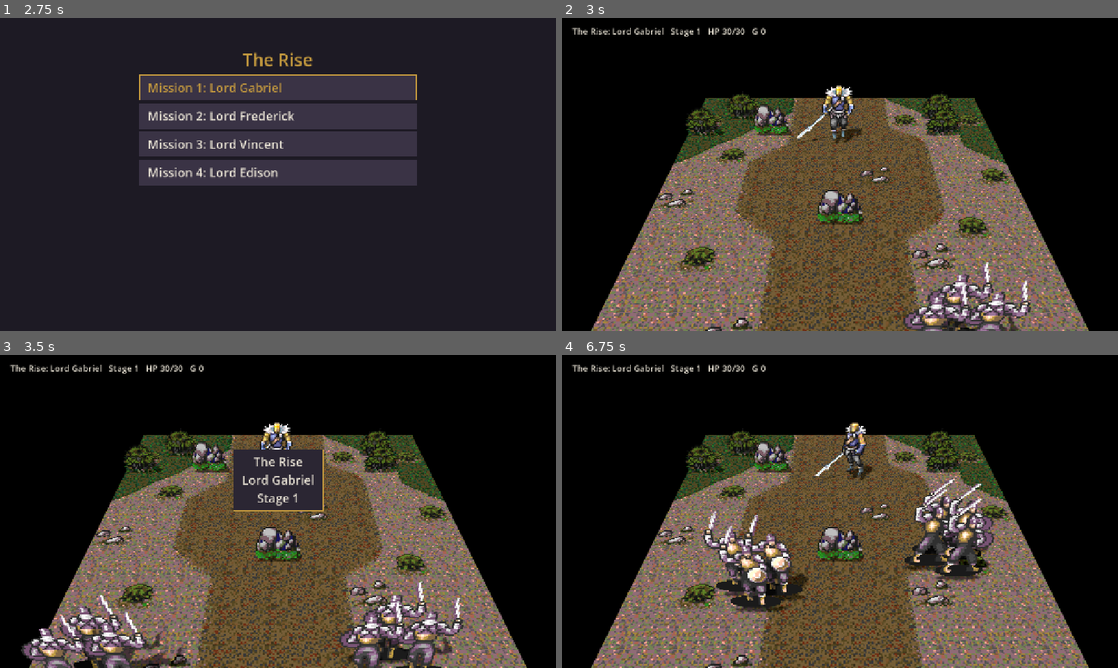
Above: before the commit, frames 1-4 (two rows, left to right).
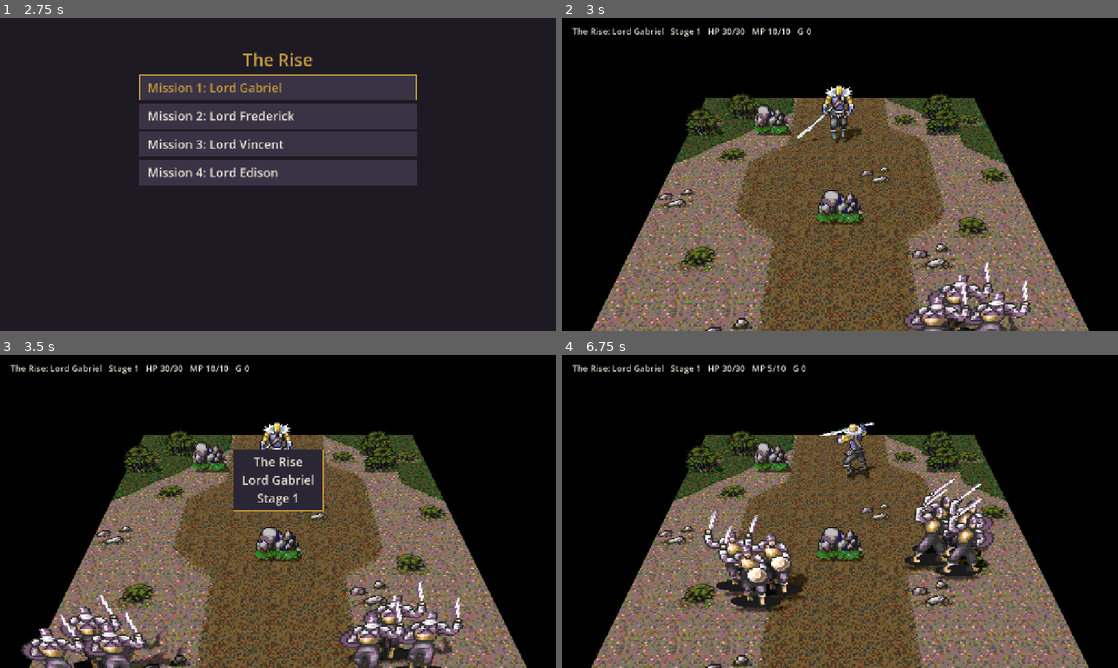
Above: after the commit, the same moments.

Repository: sapega89/Path-Of-A-Warrior
Game: Godot game, scene res://scenes/main.tscn
The game is run twice, just before and just after one commit, with the same random seed, the same clock (stepped at 60 frames per second) and the same inputs.
Inputs (mouse positions are in pixels of both pictures, inside the frame that each line leads up to):
- Up to frame 1 (2.75 s): tap Enter at 0.5 s; move the mouse to (400, 158) at 0.52 s; hold D (move_right) 0.53-1.25 s; tap J (attack) at 0.6 s; click (400, 158) at 0.67 s; tap Space at 0.77 s; tap 5 (potion_1, bound only after the commit) at 0.8 s; click "Chapter 1 The Rise" at 1.25 s; click "The Rise" at 2 s
- Up to frame 2 (3 s): click "Mission 1: Lord Gabriel" at 2.75 s
- Up to frame 3 (3.5 s): no input
- Up to frame 4 (6.75 s): tap Space at 3.5, 6.02 s; drag from (728, 527) to (812, 574) at 3.52 s; move the mouse to (895, 442) at 4.27 s; hold D (move_right) 4.28-5 s; tap 6 (potion_2, bound only after the commit) at 4.35 s; tap K at 4.55 s; drag from (812, 574) to (673, 464) at 5.02 s; move the mouse to (1006, 558) at 5.77 s; hold A (move_left) 5.78-6.5 s; tap L at 5.85 s; tap J (attack) at 6.05 s; tap 1 (skill_1) at 6.4 s; drag from (673, 464) to (756, 433) at 6.52 s

Frame 1 is identical in both runs. In frame 2, 0.1% of the frame differs, in the area x 34-45%, y 3-6%; in frame 3, 0.1%; in frame 4, 0.8%, in the area x 34-58%, y 3-40%.

Commit message:
Godot: hero skills (MP), potions and scrolls
Skills on keys 1-4 cost MP and strike, heal or raise attack/defence;
potion keys use the quick slots (potions restore HP/MP, scrolls blast).
The converter builds the hero's skill sheets and puts the generals'
weapon on the right side of the body.

Co-Authored-By: Claude Opus 5.5 <noreply@anthropic.com>
Claude-Session: https://claude.ai/code/session_01Pra1er1kKanejmpdQiPXsm

Diff:
--- a/godot/client/assets/original/hero.json
+++ b/godot/client/assets/original/hero.json
@@ -1 +1 @@
-{"cell": [96, 96], "origin": [48, 72], "frames": 53, "columns": 16, "dir8_to_dir4": [0, 1, 1, 1, 2, 3, 3, 3], …(140 unchanged characters)…
+{"cell": [96, 96], "origin": [48, 72], "frames": 53, "columns": 16, "skill_cell": [128, 112], "skill_origin": [64, 88], "dir8_to_dir4": [0, 1, 1, 1, 2, 3, 3, 3], …(140 unchanged characters)…
--- a/godot/client/scripts/core/input_setup.gd
+++ b/godot/client/scripts/core/input_setup.gd
@@ -15,6 +15,8 @@
 	"skill_2": [KEY_2, KEY_I],
 	"skill_3": [KEY_3, KEY_O],
 	"skill_4": [KEY_4, KEY_P],
+	"potion_1": [KEY_5, KEY_K],
+	"potion_2": [KEY_6, KEY_L],
 	"pause": [KEY_ESCAPE],
 }
 const PAD_BUTTONS := {
@@ -27,6 +29,8 @@
 	"skill_2": JOY_BUTTON_Y,
 	"skill_3": JOY_BUTTON_LEFT_SHOULDER,
 	"skill_4": JOY_BUTTON_RIGHT_SHOULDER,
+	"potion_1": JOY_BUTTON_LEFT_STICK,
+	"potion_2": JOY_BUTTON_RIGHT_STICK,
 	"pause": JOY_BUTTON_START,
 }
 ## action: [axis, direction]
--- a/godot/client/scripts/screens/mission_screen.gd
+++ b/godot/client/scripts/screens/mission_screen.gd
@@ -42,6 +42,8 @@
 var _acc := 0.0
 var _pressed := -1
 var _fire := false
+var _hotkey := -1  # a skill key pressed since the last tick
+var _potion := -1  # a potion key pressed since the last tick
 var _last_held := -1
 var _blink := 0
 
@@ -156,12 +158,20 @@
 	_last_held = held
 	if Input.is_action_just_pressed("attack"):
 		_fire = true
+	for i in 4:
+		if Input.is_action_just_pressed("skill_%d" % (i + 1)):
+			_hotkey = i
+	for i in 2:
+		if Input.is_action_just_pressed("potion_%d" % (i + 1)):
+			_potion = i
 	_acc += delta
 	while _acc >= TICK:
 		_acc -= TICK
-		sim.tick(held, _pressed, _fire)
+		sim.tick(held, _pressed, _fire, _hotkey, _potion)
 		_pressed = -1
 		_fire = false
+		_hotkey = -1
+		_potion = -1
 		_blink += 1
 	if sim.finished:
 		set_process(false)
@@ -179,10 +189,11 @@
 
 func _update_view(t: float) -> void:
 	hero.global_position = Hero.px_to_world(smooth(sim.hero.prev_pos, sim.hero.pos, t))
-	hero.set_frame(sim.hero_sprite_frame())
+	hero.set_frame(sim.hero_sprite_frame(), sim.hero.action >= 12)
 	camera.focus = sim.rooms.center(sim.cell)
-	var line := "%s: %s   %s %d   HP %d/%d   G %d" % [lord_name, mission_info.get("name", ""),
-		tr("mission.stage"), sim.rooms_visited, sim.hero.hp, sim.hero.max_hp, sim.gold]
+	var line := "%s: %s   %s %d   HP %d/%d   MP %d/%d   G %d" % [lord_name,
+		mission_info.get("name", ""), tr("mission.stage"), sim.rooms_visited, sim.hero.hp,
+		sim.hero.max_hp, sim.hero.mp, sim.hero.max_mp, sim.gold]
 	if not sim.target_info.is_empty():
 		line += "   %s Lv %d" % [sim.target_info.name, sim.target_info.level]
 	info.text = line
--- a/godot/client/scripts/sim/map_sim.gd
+++ b/godot/client/scripts/sim/map_sim.gd
@@ -11,8 +11,9 @@
 ## knocked back and die; the last one clears the room. Barrels and other objects break under
 ## the sword; soldiers and objects drop gold and items that the hero picks up. Generals come
 ## with their talk, fight with their skills, and the mission's own general ends the mission
-## ("Mission Success!"). Not yet: the hero's skills and potions, the skill effects' pictures,
-## the talk after a cleared room and the mission's rewards.
+## ("Mission Success!"). The hero's skills (on their keys, for MP) and his potions and
+## scrolls work. Not yet: the pictures of the effects, the talk after a cleared room and the
+## mission's rewards.
 
 const Rooms := preload("res://scripts/world/rooms.gd")
 const JavaRandom := preload("res://scripts/sim/java_random.gd")
@@ -38,7 +39,16 @@
 const BASE_HP := [7, 5, 7]
 const ARROW_DX := [-1, -15, -1, 5]
 const ARROW_DY := [-5, -13, -30, -13]
-const HIT_FRAME := [0, 0, 0, 1, 1, 1, 1, 1, 1]  # the frame of a sword attack (3..8) that hits
+## The frame of an attack that hits, by action (sword 3..8, skills 21..24).
+const HIT_FRAME := [0, 0, 0, 1, 1, 1, 1, 1, 1, 0, 0, 0, 0, 0, 0, 0, 0, 0, 0, 0, 0, 5, 6, 5, 5]
+## MP of skill 12..30 at level 1, and per level above.
+const SKILL_BASE_COST := [5, 6, 7, 10, 15, 7, 10, 10, 8, 9, 10, 5, 6, 7, 9, 12, 20, 20, 20]
+const SKILL_COST_PER_LEVEL := [3, 4, 5, 3, 4, 3, 3, 5, 3, 4, 5, 3, 4, 5, 5, 6, 5, 5, 5]
+## Potions 1..9 restore HP (1), MP (2) or both (3) by 30 / 60 / 100 %.
+const RESTORES := [1, 1, 1, 2, 2, 2, 3, 3, 3]
+const RESTORE_PCT := [30, 60, 100, 30, 60, 100, 30, 60, 100]
+## How many ticks an effect lasts, by effect item + 2 (-2, -1 scrolls in flight, 1..9 potions).
+const EFFECT_STEPS := [2, 10, 100, 2, 2, 2, 2, 2, 2, 2, 2, 2, 100, 100]
 ## A squad moves as if it stood this far aside (the side its men stand on), by direction.
 const SQUAD_SHIFT := {3: Vector2i(-20, 0), 1: Vector2i(-20, 20), 2: Vector2i(-20, 0),
 	0: Vector2i(0, 20), 5: Vector2i(20, 0), 7: Vector2i(20, 20), 6: Vector2i(20, 0)}
@@ -79,6 +89,8 @@
 	var combo := 0
 	var weapon_kind := 0  # 0 long sword, 1 short sword
 	var skill_step := 0  # a general's heals so far
+	var mp := 0
+	var max_mp := 0
 	var attack_buff_ticks := 0
 	var defense_buff_ticks := 0
 
@@ -153,6 +165,18 @@
 var mission_exp := 0
 var failed := false
 var finished := false  # the mission is over: the screen leaves
+## The hero's skill levels (skills 12..30), the skills on his keys, his quick slots
+## ([item, count], potions and scrolls) and which slots the two potion keys use.
+var skill_levels: Array[int] = []
+var hotkeys: Array[int] = [12, 17, 0, 0, 0]
+var quick_slots: Array = [[0, 0], [0, 0], [0, 0], [0, 0], [0, 0]]
+var quick_keys: Array[int] = [0, 1]
+## A potion or scroll in use: item (> 9 scroll in the hero's hand, < 0 its blast), step.
+var effect_item := 0
+var effect_step := 0
+var effect_slot := 0
+var effect_pos := Vector2i.ZERO
+var effect_dir := 0
 ## The last enemy hit or hitting: {name, level, hp_bar (0..60), ticks}.
 var target_info := {}
 var breakables: Array[Breakable] = []
@@ -213,6 +237,12 @@
 	hero.defense = 4
 	hero.hp = 30
 	hero.max_hp = 30
+	hero.mp = 10
+	hero.max_mp = 10
+	for i in 19:
+		skill_levels.append(0)
+	skill_levels[0] = 1  # the first skills of a new hero: 12 and 17
+	skill_levels[5] = 1
 	cell = room_of(hero.pos)
 	enter_room()
 
@@ -301,8 +331,9 @@
 
 ## One tick. held: the 8-direction of the held direction key (0, 2, 4, 6) or -1.
 ## pressed: a direction key pressed this tick (-1 none), for the original's tap-to-walk.
-## fire: the attack key was pressed (it also closes a banner).
-func tick(held: int, pressed: int = -1, fire: bool = false) -> void:
+## fire: the attack key was pressed (it also closes a banner). hotkey: a skill key (0..4)
+## pressed, -1 none; potion: a potion key (0, 1), -1 none.
+func tick(held: int, pressed: int = -1, fire: bool = false, hotkey: int = -1, potion: int = -1) -> void:
 	hero.prev_pos = hero.pos
 	for e in enemies:
 		e.prev_pos = e.pos
@@ -315,7 +346,10 @@
 	if scrolling:
 		_tick_scroll()
 		return
-	_tick_scene(held, pressed, 3 if fire else 0)
+	var skill := 3 if fire else 0
+	if hotkey >= 0 and hotkey < hotkeys.size():
+		skill = hotkeys[hotkey]
+	_tick_scene(held, pressed, skill, potion)
 	if banner == 0:
 		_end_tick()
 
@@ -342,10 +376,18 @@
 	banner_timer = BANNER_TICKS
 
 
-func _tick_scene(held: int, pressed: int, skill: int) -> void:
+func _tick_scene(held: int, pressed: int, skill: int, potion: int = -1) -> void:
 	for o in breakables:
 		if o.active and o.break_frame != 0:
 			o.break_frame -= 1
+	_tick_effect()
+	if potion >= 0:
+		_use_quick_slot(potion)
+	if effect_item > 0:
+		# a potion being drunk or a scroll being read: the world waits
+		if effect_item > 9:
+			hero.frame = effect_step
+		return
 	_spawn_next_enemy()
 	hero.frame += 1
 	dir_history[0] = pressed
@@ -369,11 +411,11 @@
 	if hero.action < 2:
 		_start_hero_action(pressed, skill)
 	_move_hero()
-	_hero_action_hits()
-	_tick_arrows()
-	_pick_up_drops()
-	_tick_enemies()
-	_sort_enemies()
+	if _hero_action_hits():
+		_tick_arrows()
+		_pick_up_drops()
+		_tick_enemies()
+		_sort_enemies()
 	_tick_broken()
 
 
@@ -415,6 +457,23 @@
 		hero.frame = 0
 		hero.facing = int(table("dir8_to_dir4")[hero.facing]) << 1
 		hero.dir = hero.facing
+	elif skill > 0 and skill_mp_cost(skill) != 0:
+		hero.facing = int(table("dir8_to_dir4")[hero.facing]) << 1
+		hero.dir = hero.facing
+		hero.action = skill
+		hero.frame = 0
+
+
+## Takes the MP of a skill (12..30) at its level; 0 = not enough MP (nothing is taken).
+func skill_mp_cost(skill: int) -> int:
+	var cost := 0
+	if skill >= 12 and skill <= 30:
+		var k := skill - 12
+		cost = SKILL_BASE_COST[k] + (skill_levels[k] - 1) * SKILL_COST_PER_LEVEL[k]
+	if cost > hero.mp:
+		return 0
+	hero.mp -= cost
+	return cost
 
 
 ## A direction pressed twice quickly: run.
@@ -441,6 +500,32 @@
 	elif action >= 3 and action <= 8:
 		step_x = int(dx8[move_dir]) / 3
 		step_y = int(dy8[move_dir]) / 3
+	elif action == 12:
+		if frame > 2 and frame < 6:
+			step_x = int(dx8[move_dir]) << 2
+			step_y = int(dy8[move_dir]) << 2
+	elif action == 13 or action == 14:
+		var lunge := action == 14
+		if action == 13 and frame > 4 and frame < 8:
+			var sx := int(dx8[move_dir]) << 2
+			var sy := int(dy8[move_dir]) << 2
+			if sx > 0:
+				sx = step_until_free(hero.pos, sx, 6)
+			elif sx < 0:
+				sx = step_until_free(hero.pos, sx, 2)
+			if sy > 0:
+				sy = step_until_free(hero.pos, sy, 0)
+			elif sy < 0:
+				sy = step_until_free(hero.pos, sy, 4)
+			hero.pos += keep_in_room(hero.pos, sx, sy)
+			lunge = true
+		if lunge and frame > 0 and frame < 9:
+			step_x = int(dx8[move_dir])
+			step_y = int(dy8[move_dir])
+	elif action == 20:
+		if (frame & 1) == 0:
+			step_x = int(dx8[move_dir])
+			step_y = int(dy8[move_dir])
 	elif action == 10:
 		if frame < 10:
 			hero.pos.x += -1 if (frame & 1) != 0 else 1
@@ -467,13 +552,158 @@
 				hero.dir = i
 
 
-## The frame of the hero's action that hits: the enemies in reach are struck.
-func _hero_action_hits() -> void:
+## The frames of the hero's action that hit, heal or buff. False: a skill's cinematic
+## stops the world this tick (arrows and enemies wait).
+func _hero_action_hits() -> bool:
+	var world_runs := true
 	var action := hero.action
-	if action >= 3 and action <= 8 and hero.frame == HIT_FRAME[action]:
-		_turn_to_nearest()
-		_hero_attack()
-		_hero_hits_breakables()
+	var frame := hero.frame
+	if (action >= 3 and action <= 8) or (action >= 21 and action <= 24):
+		if frame == HIT_FRAME[action]:
+			if action <= 8:
+				_turn_to_nearest()
+			_hero_attack(0)
+			_hero_hits_breakables()
+	elif action == 12:
+		if frame > 2 and frame < 6:
+			_hero_attack(0)
+			_hero_hits_breakables()
+	elif action == 13:
+		if frame > 4 and frame < 8:
+			_hero_attack(0)
+			_hero_hits_breakables()
+	elif action == 14:
+		if frame in [2, 4, 6, 8]:
+			_hero_attack(0)
+			_hero_hits_breakables()
+	elif action == 15 or action == 16:
+		if frame == 11:  # heals
+			if action == 15:
+				hero.hp += hero.max_hp * (4 + skill_levels[3]) / 25
+			else:
+				hero.hp += hero.max_hp * (9 + skill_levels[4]) / 20
+			_clamp_hero()
+	elif action >= 17 and action <= 19:
+		if frame == 11:  # buffs: attack (17), defence (18), both (19)
+			var lv := skill_levels[action - 12]
+			var ticks := 50 if lv < 4 else (100 if lv < 8 else 150)
+			if action != 18:
+				hero.attack_buff = maxi(hero.attack * lv / int(BUFF_DIV[action - 17]), 1)
+				hero.attack_buff_ticks = ticks
+			if action != 17:
+				hero.defense_buff = maxi(hero.defense * lv / int(BUFF_DIV[action - 17]), 1)
+				hero.defense_buff_ticks = ticks
+	elif action == 20:
+		if (frame & 1) != 0:
+			hero.combo = 0 if frame in [1, 5, 9] else 2
+			_hero_attack(0)
+			_hero_hits_breakables()
+	elif action == 25:
+		if (frame & 1) != 0:
+			_hero_attack(0)
+			_hero_hits_breakables()
+	elif action == 26 or action == 27:
+		if frame == 8:
+			_hero_attack(0)
+			_hero_hits_breakables()
+		if frame > 1 and frame < 9:
+			world_runs = false
+	elif action == 28:
+		if frame == 22:
+			_hero_attack(0)
+			_hero_hits_breakables()
+		elif frame > 3:
+			world_runs = false
+	elif action == 29:
+		if frame == 22:
+			_hero_attack(0)
+			_hero_hits_breakables()
+		elif frame > 6:
+			world_runs = false
+	elif action == 30:
+		if frame > 3:
+			if frame < 15:
+				world_runs = false
+			elif frame == 15:
+				_hero_attack(0)
+				_hero_hits_breakables()
+	return world_runs
+
+
+func _clamp_hero() -> void:
+	hero.hp = mini(hero.hp, hero.max_hp)
+	hero.mp = mini(hero.mp, hero.max_mp)
+
+
+# ---- potions and scrolls -------------------------------------------------------------------
+
+## A potion key: the item of its quick slot goes into use (a scroll only while standing
+## or walking: the hero holds it up first).
+func _use_quick_slot(key: int) -> void:
+	if effect_item != 0 or hero.action >= 10 or key < 0 or key >= quick_keys.size():
+		return
+	var sel := quick_keys[key]
+	var item := int(quick_slots[sel][0])
+	if item == 0:
+		return
+	if item > 9:
+		if hero.action > 1:
+			return
+		hero.action = 11
+	effect_item = item
+	effect_slot = sel
+	effect_step = 0
+	effect_pos = hero.pos
+	effect_dir = int(table("dir8_to_dir4")[hero.dir])
+
+
+## One tick of the item in use: a potion restores after 2 ticks; a scroll is read for 5
+## ticks, then its blast flies in front of the hero and strikes (-2 fire once, -1 lightning
+## three times) everyone within 35 px.
+func _tick_effect() -> void:
+	if effect_item == 0:
+		return
+	if effect_item == -1:
+		if effect_step in [1, 4, 7]:
+			_hero_attack(-1)
+	elif effect_item == -2 and effect_step == 1:
+		_hero_attack(-2)
+	effect_step += 1
+	if effect_item > 9 and effect_step > 4:
+		effect_pos = _front_of(effect_pos, effect_dir << 1)
+		effect_item -= 12
+		effect_step = 0
+	if effect_step >= EFFECT_STEPS[effect_item + 2]:
+		if effect_item > 0:
+			var k := effect_item - 1
+			if (RESTORES[k] & 1) != 0:
+				hero.hp += hero.max_hp * RESTORE_PCT[k] / 100
+			if (RESTORES[k] & 2) != 0:
+				hero.mp += hero.max_mp * RESTORE_PCT[k] / 100
+			_clamp_hero()
+		var slot: Array = quick_slots[effect_slot]
+		slot[1] -= 1
+		if slot[1] < 1:
+			slot[0] = 0
+			slot[1] = 0
+		effect_item = 0
+
+
+## A potion or scroll picked up goes to its quick slot (5 of a kind at most); false if full.
+func add_quick_item(item: int) -> bool:
+	var free := -1
+	for b in quick_slots.size():
+		if int(quick_slots[b][0]) == item:
+			if int(quick_slots[b][1]) > 4:
+				return false
+			quick_slots[b][1] += 1
+			return true
+		if int(quick_slots[b][0]) == 0 and free < 0:
+			free = b
+	if free < 0:
+		return false
+	quick_slots[free] = [item, 1]
+	return true
 
 
 func _end_tick() -> void:
@@ -482,6 +712,14 @@
 	hero.shown_dir = hero.dir
 	hero.dir = hero.facing
 	hero.idle_ticks += 1
+	if hero.attack_buff_ticks > 0:
+		hero.attack_buff_ticks -= 1
+		if hero.attack_buff_ticks < 1:
+			hero.attack_buff = 0
+	if hero.defense_buff_ticks > 0:
+		hero.defense_buff_ticks -= 1
+		if hero.defense_buff_ticks < 1:
+			hero.defense_buff = 0
 	if not target_info.is_empty():
 		target_info.ticks -= 1
 		if target_info.ticks < 1:
@@ -1071,29 +1309,92 @@
 		"level": e.level, "hp_bar": e.hp * 60 / maxi(e.max_hp, 1), "ticks": 10}
 
 
-## The hero's sword: every enemy in front of him and in reach is struck.
-func _hero_attack() -> void:
+## The hero's attack (kind 0, by his action) or a scroll's blast (-1, -2) against the enemies.
+func _hero_attack(kind: int) -> void:
 	var reach := int(table("weapon_reach")[hero.weapon_kind])
 	for e in enemies.duplicate():
-		if e.hp > 0 and e.alerted != 0 and e.action < 6:
-			if hero.dir == dir4(hero.pos, e.pos) and distance(hero.pos, e.pos) <= reach:
-				_strike_enemy(e)
-
-
+		if not (e.hp > 0 and e.alerted != 0 and e.action < 6):
+			continue
+		if kind == 0:
+			match hero.action:
+				13:
+					var side := hero.dir >> 1
+					if boxes_touch(hero.pos.x + int(table("hit_box_x")[side]), hero.pos.y + int(table("hit_box_y")[side]),
+							int(table("hit_box_w")[side]), int(table("hit_box_h")[side]),
+							e.pos.x - 8, e.pos.y - 8, 17, 17):
+						_hero_hits_enemy(e, hero.action)
+				22:
+					if _is_in_front(hero.pos, e.pos, hero.dir):
+						_hero_strike_if_near(e, reach)
+				23, 24:
+					_hero_strike_if_near(e, 45)
+				25:
+					if ((hero.dir + (hero.frame >> 1 << 1)) & 7) == dir4(hero.pos, e.pos):
+						_hero_strike_if_near(e, reach)
+				26, 27:
+					if distance(_front_of(hero.pos, hero.dir), e.pos) <= 35:
+						_strike_enemy(e)
+				28, 29, 30:
+					_strike_enemy(e)
+			# (every action also strikes what is straight in front, as the original does)
+			if hero.dir == dir4(hero.pos, e.pos):
+				_hero_strike_if_near(e, reach)
+		elif distance(effect_pos, e.pos) <= 35:
+			_hero_hits_enemy(e, effect_item)
+
+
+func _hero_strike_if_near(e: Actor, reach: int) -> void:
+	if distance(hero.pos, e.pos) <= reach:
+		_strike_enemy(e)
+
+
+## A strike of the hero lands: the damage, and what the skill does to the enemy.
 func _strike_enemy(e: Actor) -> void:
 	if e.action > 5:
 		return
-	_hero_hits_enemy(e)
+	_hero_hits_enemy(e, hero.action)
 	if hero.combo > 1 and hero.action < 12:
 		e.ai_mode = 1  # the third strike of a combo knocks back
-
-
-func _hero_hits_enemy(e: Actor) -> void:
-	e.dir = dir8(e.pos, hero.pos)
+	match hero.action:
+		12:
+			hero.frame = 5
+			e.ai_mode = 2
+		14, 22:
+			e.ai_mode = 2
+		20:
+			e.ai_mode = 0
+		21, 24:
+			e.ai_mode = 5
+		25, 27:
+			e.ai_mode = 5
+		26:
+			pass
+	if hero.action >= 25 and hero.action <= 27:
+		var f := _front_of(hero.pos, hero.dir)
+		e.dir = dir8(e.pos, f)
+		e.facing = e.dir
+
+
+## The damage of a hit: a strike (3..8), a skill (its level adds attack), or a scroll.
+func _hero_hits_enemy(e: Actor, action: int) -> void:
+	if action > -1:
+		e.dir = dir8(e.pos, hero.pos)
+	else:
+		e.dir = dir8(e.pos, effect_pos)
 	e.facing = e.dir
-	if hero.action >= 3 and hero.action <= 8:
+	if action >= 3 and action <= 8:
 		var dmg := hero.attack + hero.attack_buff - e.defense - e.defense_buff
 		e.hp -= maxi(dmg, 1)
+	elif action in [12, 13, 14] or (action >= 20 and action <= 30):
+		var k := action - 12
+		var dmg := hero.attack + hero.attack_buff + hero.attack * skill_levels[k] / int(table("skill_attack_div")[k]) \
+			- e.defense - e.defense_buff
+		e.hp -= maxi(dmg, 1)
+	elif action == -2:
+		e.ai_mode = 2
+		e.hp -= mini(hero.level << 1, 50)
+	elif action == -1:
+		e.hp -= mini(hero.level, 30)
 	if e.hp < 1:
 		e.hp = 0
 		e.frame = 3
@@ -1211,9 +1512,33 @@
 func _hero_hits_breakables() -> void:
 	var reach := int(table("weapon_reach")[hero.weapon_kind])
 	for b in breakables:
-		if b.active and b.hp > 0:
-			if hero.dir == dir4(hero.pos, b.pos) and distance(hero.pos, b.pos) <= reach:
+		if not (b.active and b.hp > 0):
+			continue
+		match hero.action:
+			13:
+				var side := hero.dir >> 1
+				if boxes_touch(hero.pos.x + int(table("hit_box_x")[side]), hero.pos.y + int(table("hit_box_y")[side]),
+						int(table("hit_box_w")[side]), int(table("hit_box_h")[side]),
+						b.pos.x - 8, b.pos.y - 8, 18, 18):
+					hit_breakable(b)
+			22:
+				if _is_in_front(hero.pos, b.pos, hero.dir) and distance(hero.pos, b.pos) <= reach:
+					hit_breakable(b)
+			23, 24:
+				if distance(hero.pos, b.pos) <= 45:
+					hit_breakable(b)
+			25:
+				if ((hero.dir + (hero.frame >> 1 << 1)) & 7) == dir4(hero.pos, b.pos) \
+						and distance(hero.pos, b.pos) <= reach:
+					hit_breakable(b)
+			26, 27:
+				if distance(_front_of(hero.pos, hero.dir), b.pos) <= 35:
+					hit_breakable(b)
+			28, 29, 30:
 				hit_breakable(b)
+			_:
+				if hero.dir == dir4(hero.pos, b.pos) and distance(hero.pos, b.pos) <= reach:
+					hit_breakable(b)
 
 
 func hit_breakable(b: Breakable) -> void:
@@ -1288,6 +1613,10 @@
 		if d.item != 0 and distance(hero.pos, d.pos) < 20:
 			if d.item > 10000:
 				gold += d.item - 10000
+			elif d.item < 100:
+				if not add_quick_item(d.item):
+					d.ticks -= 1
+					continue  # no room: it stays on the floor
 			else:
 				items.append(d.item)
 			d.item = 0
--- a/godot/client/scripts/world/hero.gd
+++ b/godot/client/scripts/world/hero.gd
@@ -11,6 +11,7 @@
 signal attacked
 
 const SHEET_PATH := "res://assets/original/hero_%d_%d.png"
+const SKILL_SHEET_PATH := "res://assets/original/hero_%d_%d_sk.png"
 const INFO_PATH := "res://assets/original/hero.json"
 const SPEED := 4.0  # tiles per second
 const GRAVITY := 20.0
@@ -35,6 +36,9 @@
 var _anim_pos := 0
 var _anim_time := 0.0
 var _flash := 0.0
+var _base: Texture2D
+var _skill: Texture2D
+var _showing_skill := false
 
 
 func _ready() -> void:
@@ -49,7 +53,9 @@
 	info = load_info()
 	sprite = Sprite3D.new()
 	sprite.name = "Sprite"
-	sprite.texture = load(SHEET_PATH % [0, 0])
+	_base = load(SHEET_PATH % [0, 0])
+	_skill = load(SKILL_SHEET_PATH % [0, 0])
+	sprite.texture = _base
 	sprite.region_enabled = true
 	sprite.pixel_size = PIXEL_SIZE
 	sprite.billboard = BaseMaterial3D.BILLBOARD_FIXED_Y
@@ -76,7 +82,9 @@
 func set_look(head: int, weapon: int) -> void:
 	var tex: Texture2D = load(SHEET_PATH % [head, weapon])
 	if tex != null:
-		sprite.texture = tex
+		_base = tex
+		_skill = load(SKILL_SHEET_PATH % [head, weapon])
+		sprite.texture = _skill if _showing_skill else _base
 
 
 ## Input as a 2D vector (x = right, y = down on screen), length 0..1.
@@ -101,8 +109,15 @@
 	return Vector3(p.x / 27.0, 0.0, (p.y + FOOT_PX) / 27.0)
 
 
-## Shows a frame of the sheet (used when the simulation drives the hero).
-func set_frame(frame: int) -> void:
+## Shows a frame of the sheet (used when the simulation drives the hero); skill: a frame
+## of the skill sheet (actions 12 and up).
+func set_frame(frame: int, skill: bool = false) -> void:
+	if skill != _showing_skill:
+		_showing_skill = skill
+		sprite.texture = _skill if skill else _base
+		var cell: Array = info.get("skill_cell" if skill else "cell", [96, 96])
+		var origin: Array = info.get("skill_origin" if skill else "origin", [48, 72])
+		sprite.position.y = (float(origin[1]) - float(cell[1]) / 2.0 + FOOT_PX) * PIXEL_SIZE
 	_show_frame(frame)
 
 
@@ -161,7 +176,7 @@
 
 
 func _show_frame(frame: int) -> void:
-	var cell: Array = info.get("cell", [96, 96])
+	var cell: Array = info.get("skill_cell" if _showing_skill else "cell", [96, 96])
 	var cols: int = int(info.get("columns", 16))
 	var cw := float(cell[0])
 	var ch := float(cell[1])
--- a/godot/client/tests/test_enemies.gd
+++ b/godot/client/tests/test_enemies.gd
@@ -229,3 +229,58 @@
 		sim.general_pick_skill(g, false)
 		check(g.action == 1 or (g.action >= 5 and g.action <= 21), "a skill action: %d" % g.action)
 		check(sim.enemy_anim(g, g.action).size() > 1, "with frames")
+
+
+func test_skill_costs_mp_and_hits() -> void:
+	var d := _duel()
+	var sim: RefCounted = d[0]
+	var e = d[1]
+	var hp: int = e.hp
+	sim.tick(-1, -1, false, 0)  # the first skill key: skill 12
+	eq(sim.hero.action, 12, "the skill starts")
+	eq(sim.hero.mp, 5, "it took 5 MP")
+	for t in 6:
+		sim.tick(-1, -1)
+	check(e.hp < hp, "the skill took HP: %d -> %d" % [hp, e.hp])
+	sim.hero.mp = 4
+	sim.hero.action = 0
+	sim.tick(-1, -1, false, 0)
+	check(sim.hero.action != 12, "no skill without MP")
+	eq(sim.hero.mp, 4, "nothing is taken")
+
+
+func test_attack_buff_skill() -> void:
+	var sim: RefCounted = _duel()[0]
+	sim.tick(-1, -1, false, 1)  # the second skill key: skill 17
+	eq(sim.hero.action, 17, "the buff starts")
+	eq(sim.hero.mp, 0, "it took 10 MP")
+	for t in 14:
+		sim.tick(-1, -1)
+	check(sim.hero.attack_buff > 0, "attack is raised")
+	check(sim.hero.attack_buff_ticks > 0, "for a while")
+
+
+func test_potion_restores_hp() -> void:
+	var sim: RefCounted = _duel()[0]
+	check(sim.add_quick_item(1), "a small HP potion goes to a quick slot")
+	sim.hero.hp = 10
+	sim.tick(-1, -1, false, -1, 0)
+	for t in 3:
+		sim.tick(-1, -1)
+	eq(sim.hero.hp, 19, "30 % of 30 HP")
+	eq(int(sim.quick_slots[0][0]), 0, "the slot is empty again")
+	eq(sim.effect_item, 0, "nothing in use")
+
+
+func test_scroll_blast_hits() -> void:
+	var d := _duel()
+	var sim: RefCounted = d[0]
+	var e = d[1]
+	var hp: int = e.hp
+	check(sim.add_quick_item(10), "a fire scroll goes to a quick slot")
+	sim.tick(-1, -1, false, -1, 0)
+	eq(sim.hero.action, 11, "the hero holds the scroll up")
+	for t in 10:
+		sim.tick(-1, -1)
+	check(e.hp < hp, "the blast took HP: %d -> %d" % [hp, e.hp])
+	eq(sim.effect_item, 0, "the scroll is used up")
--- a/godot/client/tools/shots.gd
+++ b/godot/client/tools/shots.gd
@@ -88,6 +88,13 @@
 		if not shot_general and Time.get_ticks_msec() - t0 > 3000:
 			shot_general = true
 			await _shot(out, "mission_1_general_fight")
+			_release_all()
+			sim.hero.mp = sim.hero.max_mp  # the first skill, a dash, against the general
+			Input.action_press("skill_1")
+			await _frames(2)
+			Input.action_release("skill_1")
+			await _seconds(0.45)
+			await _shot(out, "mission_1_skill")
 	_release_all()
 	print("general: hp ", sim.hero.hp, " won ", sim.won, " failed ", sim.failed)
 	await _frames(10)
Binary file changed: godot/client/assets/original/general_1_0_base.png
Binary file changed: godot/client/assets/original/general_1_0_sk.png
Binary file changed: godot/client/assets/original/general_1_1_base.png
Binary file changed: godot/client/assets/original/general_1_1_sk.png
Binary file changed: godot/client/assets/original/general_2_0_base.png
Binary file changed: godot/client/assets/original/general_2_0_sk.png
Binary file changed: godot/client/assets/original/general_2_1_base.png
Binary file changed: godot/client/assets/original/general_2_1_sk.png
Binary file changed: godot/client/assets/original/general_3_0_base.png
Binary file changed: godot/client/assets/original/general_3_0_sk.png
Binary file changed: godot/client/assets/original/general_3_1_base.png
Binary file changed: godot/client/assets/original/general_3_1_sk.png
(and 20 more such lines)
